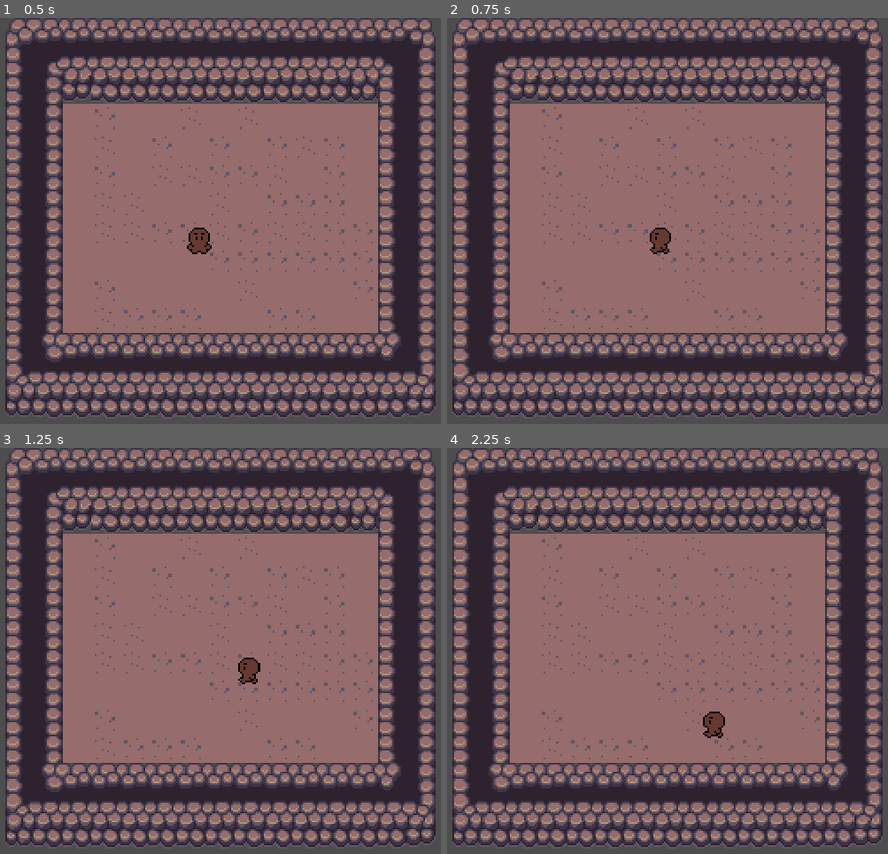
Above: before the commit, frames 1-4 (two rows, left to right).
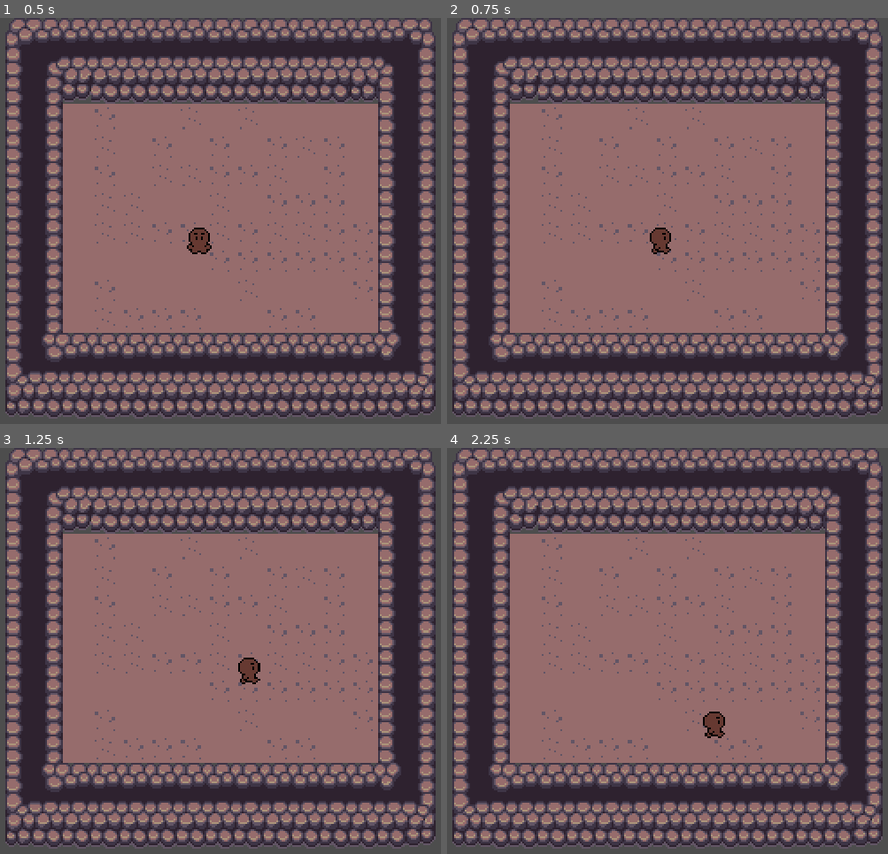
Above: after the commit, the same moments.

Repository: Atlls/project_locroto
Game: Godot game, scene res://scene/mundo.tscn
Same seed, same stepped clock (60 frames per second), same inputs: the game is played once before the commit and once after it.
Inputs:
- Up to frame 1 (0.5 s): no input
- Up to frame 2 (0.75 s): tap Enter at 0.5 s; hold Right (ui_right) from 0.53 s (still down)
- Up to frame 3 (1.25 s): keep holding Right (ui_right)
- Up to frame 4 (2.25 s): release Right (ui_right) at 1.28 s; hold Down (ui_down) 1.28-2.03 s; hold Right (ui_right) from 2.03 s (still down)

Frame 1 is identical in both runs. In frame 2, less than 0.1% of the frame differs, in the area x 45-51%, y 52-58%; in frame 3, less than 0.1%; in frame 4, less than 0.1%, in the area x 58-64%, y 66-71%.

Commit message:
fix: finaly the animation (second time)

Diff:
--- a/scene/player.tscn
+++ b/scene/player.tscn
@@ -16,18 +16,6 @@
 "transitions": PackedFloat32Array(1),
 "update": 1,
 "values": [0]
-}
-tracks/1/type = "value"
-tracks/1/imported = false
-tracks/1/enabled = true
-tracks/1/path = NodePath("Sprite2D:flip_h")
-tracks/1/interp = 1
-tracks/1/loop_wrap = true
-tracks/1/keys = {
-"times": PackedFloat32Array(0),
-"transitions": PackedFloat32Array(1),
-"update": 1,
-"values": [false]
 }
 
 [sub_resource type="Animation" id="Animation_n33w6"]
@@ -104,10 +92,10 @@
 tracks/1/interp = 1
 tracks/1/loop_wrap = true
 tracks/1/keys = {
-"times": PackedFloat32Array(0.0333333),
+"times": PackedFloat32Array(0.141891),
 "transitions": PackedFloat32Array(1),
 "update": 1,
-"values": [false]
+"values": [true]
 }
 
 [sub_resource type="Animation" id="Animation_dugs7"]
